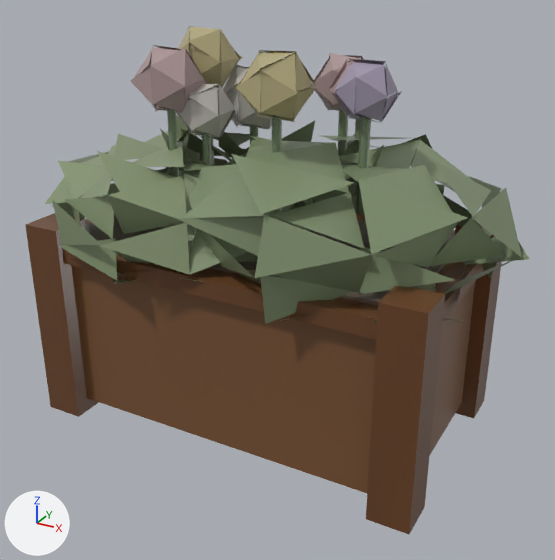
An edit to the glTF model public/assets/models/planter.glb, drawn before and after from the same camera.
Camera for both pictures: a 50 mm lens placed at (0.71, -1.251, 0.926), pointed at (0.034, -0.023, 0.312). Lighting does not change. The marker at lower left points along +X, +Y and +Z. The older version comes first. Vertices at exactly the same position are counted once.

Objects in the first picture: 'planter'.
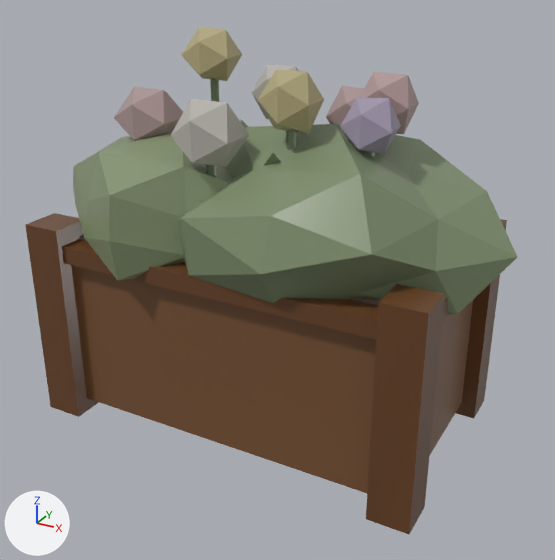
Diff of the bpy script that builds the scene:
```diff
--- a/public/assets/models/planter.glb.py
+++ b/public/assets/models/planter.glb.py
@@ me_mesh_0 @@
 # used by ob_planter; location = (0.026, 0.007, 0.39); scale = (0.478, 0.478, 0.478)
-me_mesh_0.from_pydata(...)  # 1118 vertices, 548 faces; spans x -1.0..1.0, y -0.64..0.64, z -0.82..0.82
+me_mesh_0.from_pydata(...)  # 348 vertices, 548 faces; spans x -1.0..1.0, y -0.59..0.59, z -0.81..0.81
+# me_mesh_0 part 1: the loose piece of 8 vertices spanning x -0.85..0.74, y -0.45..0.43, z -0.75..-0.04 is moved by (0.04, 0.0, 0.0)
+# me_mesh_0 part 2: the loose piece of 8 vertices spanning x 0.64..0.8, y 0.32..0.49, z -0.82..0.06 is moved by (0.04, 0.0, 0.0)
+# me_mesh_0 part 3: the loose piece of 8 vertices spanning x -0.91..-0.75, y -0.52..-0.35, z -0.82..0.06 is moved by (0.03, -0.01, 0.0)
+# me_mesh_0 part 4: the loose piece of 8 vertices spanning x -0.89..0.78, y -0.5..0.47, z -0.08..-0.01 is moved by (0.04, 0.0, 0.01)
+# me_mesh_0 part 5: the loose piece of 8 vertices spanning x -0.79..0.68, y -0.39..0.36, z -0.06..0.0 is moved by (0.04, 0.0, 0.01)
+# me_mesh_0 part 6: the loose piece of 10 vertices spanning x -0.42..-0.38, y -0.19..-0.15, z 0.19..0.57 is scaled about its middle by (1.01, 1.01, 0.554), then moved by (-0.13, 0.07, -0.08)
+# me_mesh_0 part 7: the loose piece of 10 vertices spanning x -0.3..-0.26, y -0.13..-0.09, z 0.19..0.46 is scaled about its middle by (1, 1, 0.813), then moved by (0.17, -0.18, -0.02)
+# me_mesh_0 part 8: the loose piece of 4 vertices spanning x -0.08..0.04, y -0.19..-0.07, z 0.23..0.44 is moved by (-0.2, -0.11, 0.01)
+# me_mesh_0 part 9: the loose piece of 10 vertices spanning x 0.14..0.18, y 0.21..0.26, z 0.19..0.54 is moved by (0.0, -0.39, 0.01)
+# me_mesh_0 part 10: the loose piece of 10 vertices spanning x -0.23..-0.19, y 0.12..0.16, z 0.19..0.47 is moved by (0.65, -0.22, 0.0)
+# me_mesh_0 part 11: the loose piece of 4 vertices spanning x -0.49..-0.37, y -0.17..-0.05, z 0.23..0.44 is moved by (0.84, 0.09, 0.01)
+# me_mesh_0 part 12: the loose piece of 10 vertices spanning x 0.26..0.3, y 0.11..0.15, z 0.19..0.55 is scaled about its middle by (1, 1.01, 0.896), then moved by (0.17, -0.05, -0.01)
+# me_mesh_0 part 13: the loose piece of 10 vertices spanning x 0.35..0.4, y -0.08..-0.04, z 0.19..0.58 is scaled about its middle by (1.01, 1, 0.678), then moved by (-0.06, 0.15, -0.06)
+# me_mesh_0 part 14: the loose piece of 10 vertices spanning x 0.06..0.1, y -0.21..-0.16, z 0.19..0.59 is scaled about its middle by (1.01, 1.01, 0.794), then moved by (-0.12, 0.32, -0.03)
+# me_mesh_0 part 15: the loose piece of 10 vertices spanning x -0.39..-0.35, y 0.03..0.07, z 0.19..0.63 is moved by (0.02, 0.08, 0.01)
+# me_mesh_0 part 16: the loose piece of 4 vertices spanning x 0.31..0.42, y -0.07..0.04, z 0.23..0.44 is rebuilt with 4 vertices and now spans x 0.31..0.46, y -0.06..0.09, z 0.24..0.45
+# me_mesh_0 part 17: the loose piece of 4 vertices spanning x 0.16..0.3, y 0.13..0.27, z 0.23..0.44 is rebuilt with 4 vertices and now spans x 0.19..0.33, y 0.09..0.23, z 0.24..0.45
+# me_mesh_0 part 18: 313 loose pieces with 961 vertices, spanning x -1.0..1.0, y -0.64..0.64, z -0.32..0.82, are deleted
+# me_mesh_0 part 19: 5 vertices removed from x -0.61..-0.26, y -0.57..-0.1, z -0.23..-0.07; 196 vertices added at x -1.0..1.0, y -0.59..0.59, z -0.32..0.81
+# other edits to the shape of me_mesh_0 do not show in these pictures
 me_mesh_0.materials.append(mat_olw_wood)
@@ ob_planter @@
 ob_planter = bpy.data.objects.new('planter', me_mesh_0)
-ob_planter.location = (0.026, 0.007, 0.39)
-ob_planter.scale = (0.478, 0.478, 0.478)
+ob_planter.location = (0.008, 0.009, 0.387)
+ob_planter.scale = (0.476, 0.476, 0.476)
```

Changed parts and their boxes [x1, y1, x2, y2] in the pictures (555 x 560 px; the box of a moved part takes in the faces that stretch with it):
'planter', reshaped, moved, rescaled: before [25, 26, 529, 534]; after [25, 27, 517, 534]
part 1 of me_mesh_0, moved or reshaped: before [71, 265, 475, 493]; after [71, 265, 473, 493]
part 2 of me_mesh_0, moved or reshaped: before [455, 224, 502, 418]; after [456, 219, 507, 418]
part 3 of me_mesh_0, moved or reshaped: [25, 213, 99, 417] in both
part 4 of me_mesh_0, moved or reshaped: before [62, 213, 484, 339]; after [62, 239, 448, 339]
part 5 of me_mesh_0, moved or reshaped (mostly hidden): before [88, 206, 454, 305]; after [79, 235, 382, 305]
part 6 of me_mesh_0, moved or reshaped (not visible afterwards): before [167, 108, 179, 177]
part 7 of me_mesh_0, moved or reshaped (mostly hidden afterwards): before [202, 132, 212, 165]; after [206, 164, 216, 175]
part 8 of me_mesh_0, moved or reshaped (not visible afterwards): before [252, 136, 263, 146]
part 9 of me_mesh_0, moved or reshaped: before [338, 110, 348, 160]; after [286, 130, 296, 150]
part 10 of me_mesh_0, moved or reshaped (mostly hidden): before [250, 113, 258, 144]; after [366, 151, 375, 157]
part 11 of me_mesh_0, moved or reshaped (not visible afterwards): before [164, 129, 190, 174]
part 12 of me_mesh_0, moved or reshaped (not visible afterwards): before [353, 119, 360, 197]
part 13 of me_mesh_0, moved or reshaped (not visible afterwards): before [356, 114, 371, 214]
part 14 of me_mesh_0, moved or reshaped (not visible afterwards): before [272, 115, 282, 212]
part 15 of me_mesh_0, moved or reshaped (mostly hidden): before [211, 87, 214, 164]; after [210, 79, 219, 102]
part 16 of me_mesh_0, rebuilt (not visible afterwards): before [349, 145, 384, 195]
part 17 of me_mesh_0, rebuilt (not visible afterwards): before [341, 140, 355, 181]
part 18 of me_mesh_0, deleted (green): before [45, 26, 529, 324]
part 19 of me_mesh_0, reshaped (mostly hidden before): before [112, 279, 135, 284]; after [73, 27, 517, 315]
